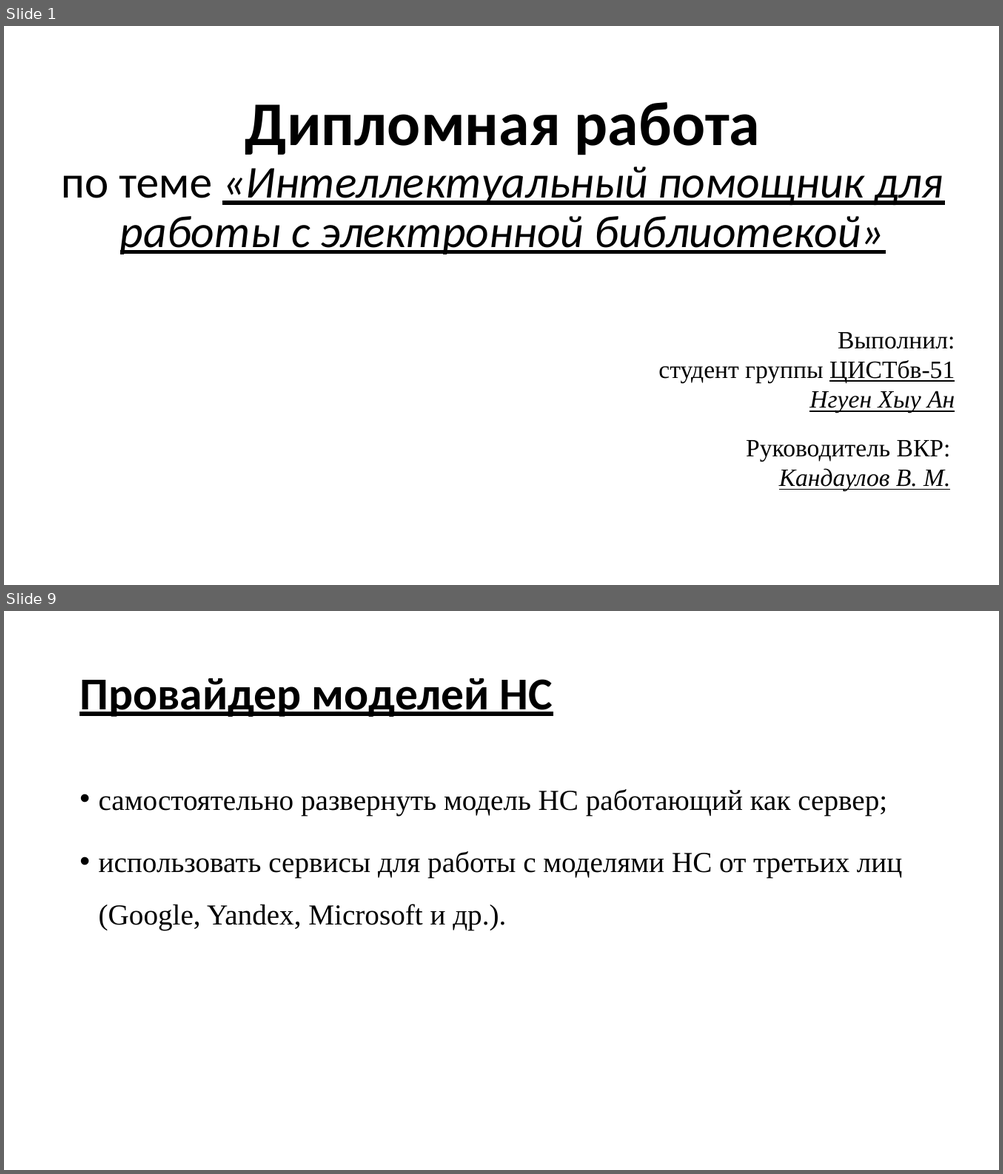
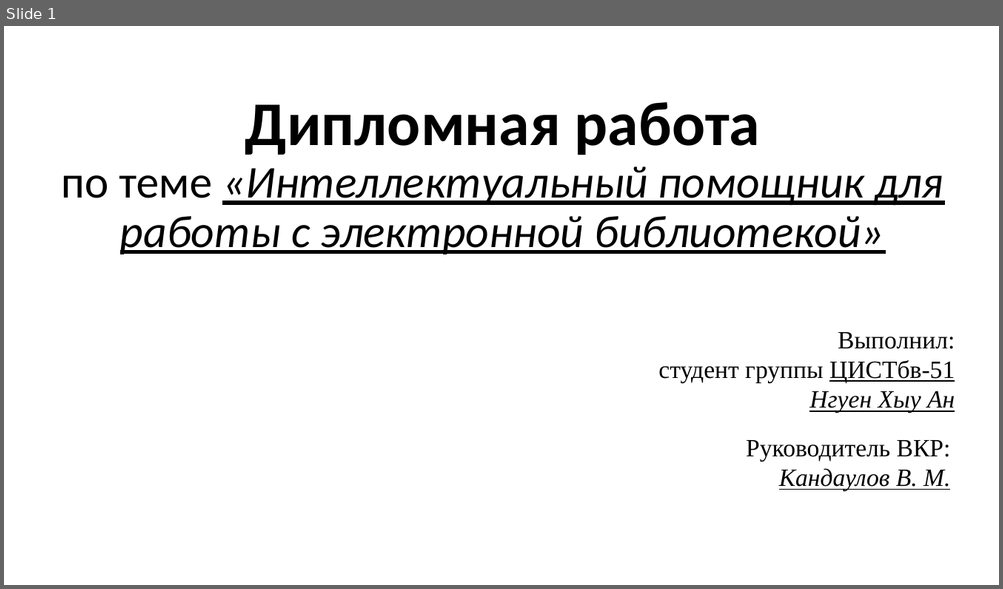
Before and after one commit to an-nguen/UlstuGradWork, a slide deck: docs/Презентация.pptx. Shown one above the other, each under a label of ours: slides 1 and 9 before the commit, slide 1 after it; the slides between them are not shown. The pictures are 1003x1174 and 1003x589 pixels, drawn with LibreOffice and Linux fonts; fonts in the diff are those of the drawing. Boxes give left, top, right and bottom in pixels: in the first picture for what was removed or moved away, otherwise in the second. Text is boxed around its words. In the diff, an @@ line names an element or a change of style, - is before the commit and + after.

```diff
--- a/docs/Презентация.pptx
+++ b/docs/Презентация.pptx
@@ slide 9 removed at [4, 611, 999, 1170], background #FFFFFF @@
@@ title removed at [79, 678, 552, 717] @@
-Провайдер моделей НС
@@ text removed at [99, 789, 902, 930] @@
-• самостоятельно развернуть модель НС работающий как сервер;
-• использовать сервисы для работы с моделями НС от третьих лиц (Google, Yandex, Microsoft и др.).
```
Also in this commit, not shown: 3 slides changed, 1 slide added, 4 other slides removed, 1 other file.
